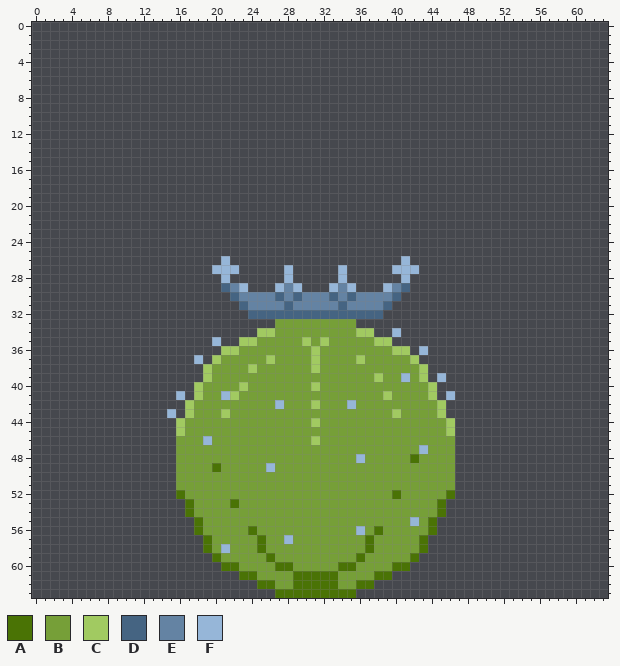
One commit to this pixel-art sprite: ASSETS/Icons/Icon4Cactus.png. This is how it looked before the edit.
The file is 64x64 pixels.
Palette (. is transparent): A #4a7305  B #769f38  C #a1ca61  D #456482  E #6483a3  F #96b6d8
Pixels before (only the part around the change), first column x 0:
 0 ..............................................................
 1 ..............................................................
 2 ..............................................................
 3 ..............................................................
 4 ..............................................................
 5 ..............................................................
 6 ..............................................................
 7 ..............................................................
 8 ..............................................................
 9 ..............................................................
10 ..............................................................
11 ..............................................................
12 ..............................................................
13 ..............................................................
14 ..............................................................
15 ..............................................................
16 ..............................................................
17 ..............................................................
18 ..............................................................
19 ..............................................................
20 ..............................................................
21 ..............................................................
22 ..............................................................
23 ..............................................................
24 ..............................................................
25 ..............................................................
26 .....................F...................F....................
27 ....................FFF.....F.....F.....FFF...................
28 .....................F......F.....F......F....................
29 .....................DEF...FEF...FEF...FED....................
30 ......................DEEEEDEDEEEDEDEEEED.....................
31 .......................DEEEEDEEEEEDEEEED......................
32 ........................DDDDDDDDDDDDDDD.......................
33 ...........................BBBBBBBBB..........................
34 .........................CCBBBBBBBBBCC..F.....................
35 ....................F..CCBBBBBCBCBBBBBCC......................
36 .....................CCBBBBBBBBCBBBBBBBBCC.F..................
37 ..................F.CBBBBBCBBBBCBBBBCBBBBBC...................
38 ...................CBBBBCBBBBBBCBBBBBBBBBBBC..................
39 ...................CBBBBBBBBBBBBBBBBBBCBBFBC.F................
40 ..................CBBBBCBBBBBBBCBBBBBBBBBBBBC.................
41 ................F.CBBFCBBBBBBBBBBBBBBBBCBBBBC.F...............
42 .................CBBBBBBBBBFBBBCBBBFBBBBBBBBBC................
43 ...............F.CBBBCBBBBBBBBBBBBBBBBBBCBBBBC................
44 ................CBBBBBBBBBBBBBBCBBBBBBBBBBBBBBC...............
45 ................CBBBBBBBBBBBBBBBBBBBBBBBBBBBBBC...............
46 ................BBBFBBBBBBBBBBBCBBBBBBBBBBBBBBB...............
47 ................BBBBBBBBBBBBBBBBBBBBBBBBBBBFBBB...............
48 ................BBBBBBBBBBBBBBBBBBBBFBBBBBABBBB...............
49 ................BBBBABBBBBFBBBBBBBBBBBBBBBBBBBB...............
50 ................BBBBBBBBBBBBBBBBBBBBBBBBBBBBBBB...............
51 ................BBBBBBBBBBBBBBBBBBBBBBBBBBBBBBB...............
52 ................ABBBBBBBBBBBBBBBBBBBBBBBABBBBBA...............
53 .................ABBBBABBBBBBBBBBBBBBBBBBBBBBA................
54 .................ABBBBBBBBBBBBBBBBBBBBBBBBBBBA................
55 ..................ABBBBBBBBBBBBBBBBBBBBBBBFBA.................
56 ..................ABBBBBABBBBBBBBBBBFBABBBBBA.................
57 ...................ABBBBBABBFBBBBBBBBABBBBBA..................
58 ...................ABFBBBABBBBBBBBBBBABBBBBA..................
59 ....................ABBBBBABBBBBBBBBABBBBBA...................
60 .....................AABBBBAABBBBBAABBBBAA....................
61 .......................AABBBBAAAAABBBBAA......................
62 .........................AABBAAAAABBAA........................
63 ...........................AAAAAAAAA..........................
Once edited:
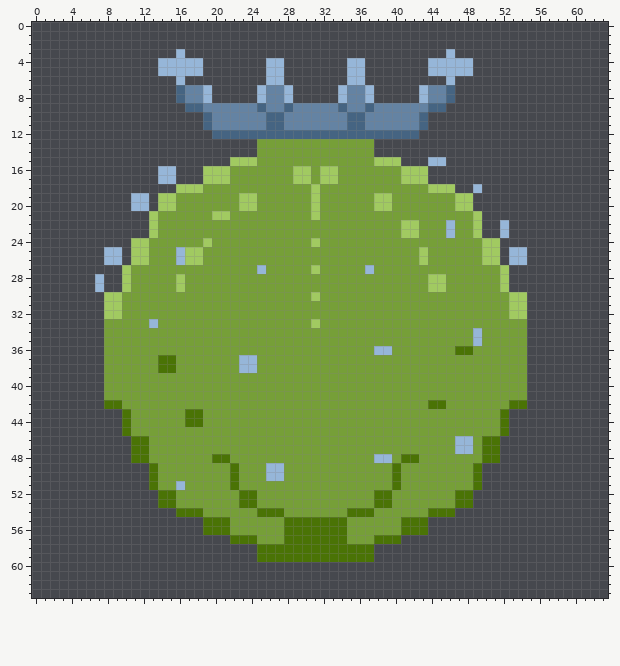
What changed:
y 3: x 16 . -> F; x 46 . -> F
y 4..5: x 14..18 ..... -> FFFFF; x 26..27 .. -> FF; x 35..36 .. -> FF; x 44..48 ..... -> FFFFF
y 6: x 16 . -> F; x 26..27 .. -> FF; x 35..36 .. -> FF; x 46 . -> F
y 7..8: x 16..19 .... -> DEEF; x 25..28 .... -> FEEF; x 34..37 .... -> FEEF; x 43..46 .... -> FEED
y 9: x 17..45 ............................. -> DDEEEEEEDEEDEEEEEDEEDEEEEEEDD
y 10..11: x 19..43 ......................... -> DEEEEEEDDEEEEEEEDDEEEEEED
y 12: x 20..42 ....................... -> DDDDDDDDDDDDDDDDDDDDDDD
y 13..14: x 25..37 ............. -> BBBBBBBBBBBBB
y 15: x 22..40 ................... -> CCCBBBBBBBBBBBBBCCC; x 44..45 .. -> FF
y 16..17: x 14..15 .. -> FF; x 19..43 ......................... -> CCCBBBBBBBCCBCCBBBBBBBCCC
y 18: x 16..46 ............................... -> CCCBBBBBBBBBBBBCBBBBBBBBBBBBCCC; x 49 . -> F
y 19..20: x 11..12 .. -> FF; x 14..48 ................................... -> CCBBBBBBBCCBBBBBBCBBBBBBCCBBBBBBBCC
y 21: x 13..49 ..................................... -> CBBBBBBCCBBBBBBBBBCBBBBBBBBBBBBBBBBBC
y 22..23: x 13..49 ..................................... -> CBBBBBBBBBBBBBBBBBBBBBBBBBBBCCBBBFBBC; x 52 . -> F
y 24: x 11..51 ......................................... -> CCBBBBBBCBBBBBBBBBBBCBBBBBBBBBBBBBBBBBBCC
y 25: x 8..9 .. -> FF; x 11..51 ......................................... -> CCBBBFCCBBBBBBBBBBBBBBBBBBBBBBBBCBBBBBBCC; x 53..54 .. -> FF
y 26: x 8..9 .. -> FF; x 11..51 ..........F...................F.......... -> CCBBBFCCBBBBBBBBBBBBBBBBBBBBBBBBCBBBBBBCC; x 53..54 .. -> FF
y 27: x 10..52 ..........FFF.....F.....F.....FFF.......... -> CBBBBBBBBBBBBBBFBBBBBCBBBBBFBBBBBBBBBBBBBBC
y 28: x 7 . -> F; x 10..52 ...........F......F.....F......F........... -> CBBBBBCBBBBBBBBBBBBBBBBBBBBBBBBBBBCCBBBBBBC
y 29: x 7 . -> F; x 10..52 ...........DEF...FEF...FEF...FED........... -> CBBBBBCBBBBBBBBBBBBBBBBBBBBBBBBBBBCCBBBBBBC
y 30: x 8..54 ..............DEEEEDEDEEEDEDEEEED.............. -> CCBBBBBBBBBBBBBBBBBBBBBCBBBBBBBBBBBBBBBBBBBBBCC
y 31: x 8..54 ...............DEEEEDEEEEEDEEEED............... -> CCBBBBBBBBBBBBBBBBBBBBBBBBBBBBBBBBBBBBBBBBBBBCC
y 32: x 8..54 ................DDDDDDDDDDDDDDD................ -> CCBBBBBBBBBBBBBBBBBBBBBBBBBBBBBBBBBBBBBBBBBBBCC
y 33: x 8..26 ................... -> BBBBBFBBBBBBBBBBBBB; x 31 B -> C; x 36..54 ................... -> BBBBBBBBBBBBBBBBBBB
y 34: x 8..26 .................CC -> BBBBBBBBBBBBBBBBBBB; x 36..54 CC..F.............. -> BBBBBBBBBBBBBFBBBBB
y 35: x 8..24 ............F..CC -> BBBBBBBBBBBBBBBBB; x 30 C -> B; x 32 C -> B; x 38..54 CC............... -> BBBBBBBBBBBFBBBBB
y 36: x 8..22 .............CC -> BBBBBBBBBBBBBBB; x 31 C -> B; x 38..54 BBCC.F........... -> FFBBBBBBBAABBBBBB
y 37: x 8..20 ..........F.C -> BBBBBBAABBBBB; x 23..24 BB -> FF; x 26 C -> B; x 31 C -> B; x 36 C -> B; x 42..54 C............ -> BBBBBBBBBBBBB
y 38: x 8..19 ...........C -> BBBBBBAABBBB; x 23..24 BC -> FF; x 31 C -> B; x 43..54 C........... -> BBBBBBBBBBBB
y 39: x 8..19 ...........C -> BBBBBBBBBBBB; x 38 C -> B; x 41 F -> B; x 43..54 C.F......... -> BBBBBBBBBBBB
y 40: x 8..18 ..........C -> BBBBBBBBBBB; x 23 C -> B; x 31 C -> B; x 44..54 C.......... -> BBBBBBBBBBB
y 41: x 8..18 ........F.C -> BBBBBBBBBBB; x 21..22 FC -> BB; x 39 C -> B; x 44..54 C.F........ -> BBBBBBBBBBB
y 42: x 8..17 .........C -> AABBBBBBBB; x 27 F -> B; x 31 C -> B; x 35 F -> B; x 44..54 BC......... -> AABBBBBBBAA
y 43: x 10..18 .....F.CB -> ABBBBBBAA; x 21 C -> B; x 40 C -> B; x 45..52 C....... -> BBBBBBBA
y 44: x 10..18 ......CBB -> ABBBBBBAA; x 31 C -> B; x 46..52 C...... -> BBBBBBA
y 45: x 10..16 ......C -> ABBBBBB; x 46..52 C...... -> BBBBBBA
y 46: x 11..15 ..... -> AABBB; x 19 F -> B; x 31 C -> B; x 47..51 ..... -> FFBAA
y 47: x 11..15 ..... -> AABBB; x 43 F -> B; x 47..51 ..... -> FFBAA
y 48: x 11..15 ..... -> AABBB; x 20..21 BB -> AA; x 36 F -> B; x 38..39 BB -> FF; x 41 B -> A; x 47..51 ..... -> BBBAA
y 49: x 13..15 ... -> ABB; x 20 A -> B; x 22 B -> A; x 27 B -> F; x 40 B -> A; x 47..49 ... -> BBA
y 50: x 13..15 ... -> ABB; x 22 B -> A; x 26..27 BB -> FF; x 40 B -> A; x 47..49 ... -> BBA
y 51: x 13..16 ...B -> ABBF; x 22 B -> A; x 40 B -> A; x 47..49 ... -> BBA
y 52: x 14..16 ..A -> AAB; x 23..24 BB -> AA; x 38..40 BBA -> AAB; x 46..48 A.. -> BAA
y 53: x 14..17 ...A -> AABB; x 22..24 ABB -> BAA; x 38..39 BB -> AA; x 45..48 A... -> BBAA
y 54: x 16 . -> A; x 18 B -> A; x 25..27 BBB -> AAA; x 35..37 BBB -> AAA; x 44 B -> A; x 46 . -> A
y 55: x 18..21 ABBB -> .AAA; x 28..34 BBBBBBB -> AAAAAAA; x 41..44 BFBA -> AAA.
y 56: x 18..21 ABBB -> .AAA; x 24 A -> B; x 28..34 BBBBBBB -> AAAAAAA; x 36 F -> B; x 38 A -> B; x 41..44 BBBA -> AAA.
y 57: x 19..25 ABBBBBA -> ...AAAB; x 28..34 FBBBBBB -> AAAAAAA; x 37..43 ABBBBBA -> BAAA...
y 58: x 19..24 ABFBBB -> ......; x 26..36 BBBBBBBBBBB -> AAAAAAAAAAA; x 38..43 BBBBBA -> ......
y 59: x 20..25 ABBBBB -> .....A; x 27..35 BBBBBBBBB -> AAAAAAAAA; x 37..42 BBBBBA -> A.....
y 60: x 21..41 AABBBBAABBBBBAABBBBAA -> .....................
y 61: x 23..39 AABBBBAAAAABBBBAA -> .................
y 62: x 25..37 AABBAAAAABBAA -> .............
y 63: x 27..35 AAAAAAAAA -> .........
Changed places in both pictures, as pixel boxes (x1, y1, x2, y2):
changed: (95, 49, 527, 598)
